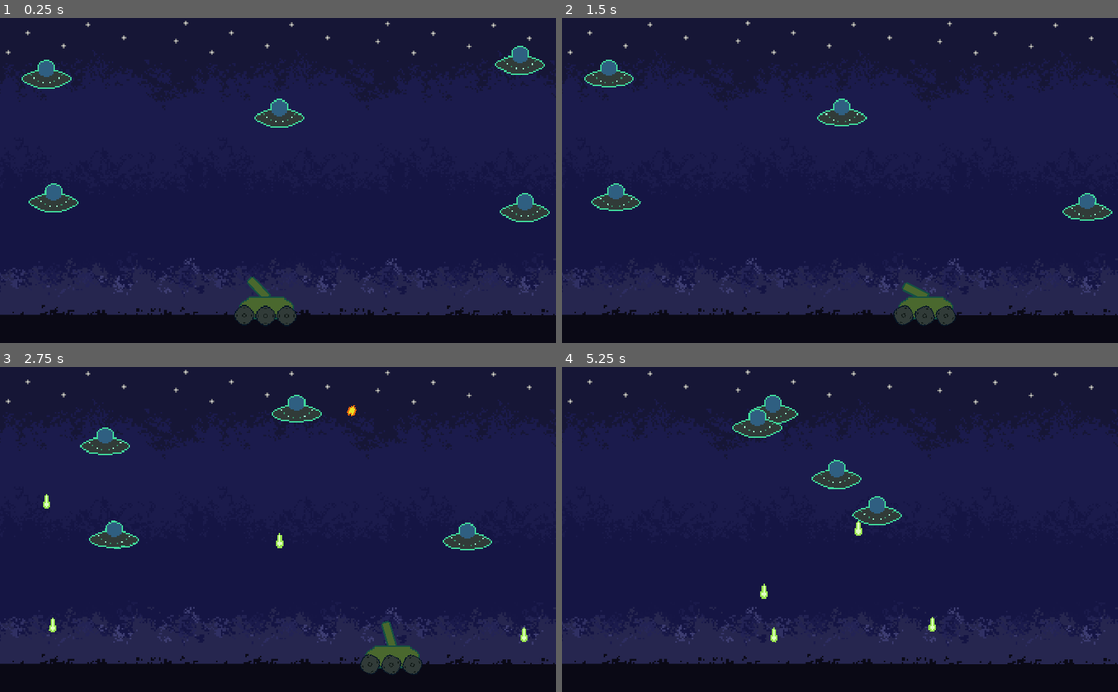
Above: before the commit, frames 1-4 (two rows, left to right).
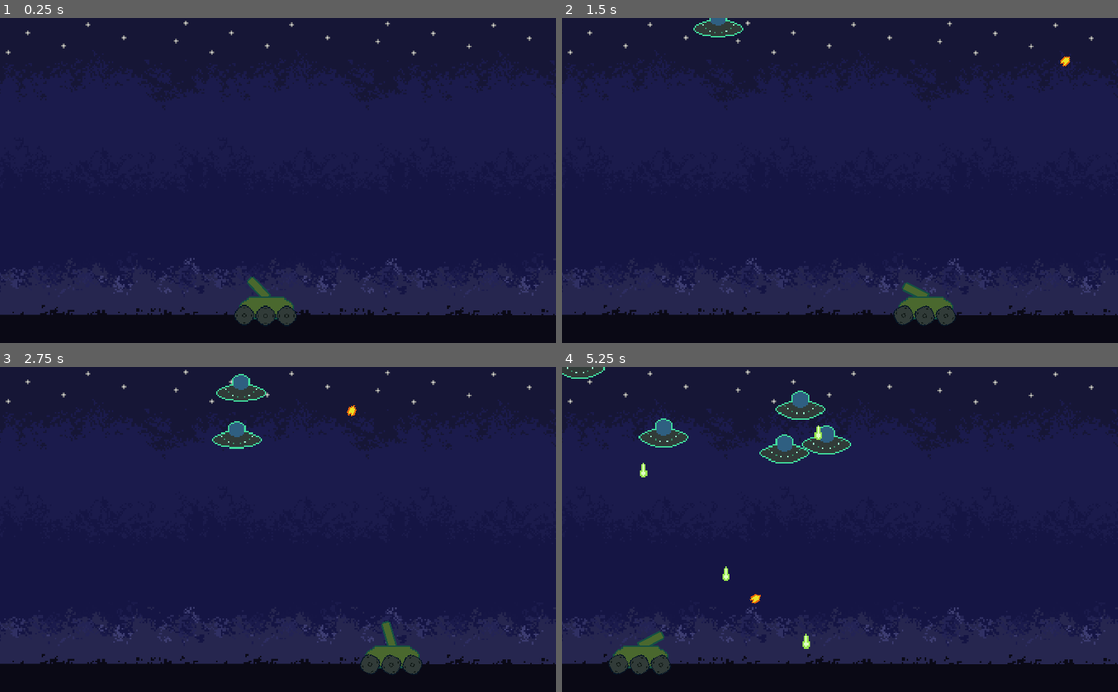
Above: after the commit, the same moments.

Repository: zMenta/Godot-Projects
Game: Godot game, scene res://Scenes/Main.tscn
Two runs of this game, one before a commit and one after it. Both use one fixed random seed, a clock stepped at 60 frames per second and the inputs below.
Inputs (mouse positions are in pixels of both pictures, inside the frame that each line leads up to):
- Up to frame 1 (0.25 s): no input
- Up to frame 2 (1.5 s): move the mouse to (962, 164) at 0.52 s; press the mouse at (962, 164) at 0.53 s; hold Right (ui_right) 0.53-1.28 s; move the mouse to (728, 196) at 1.27 s; release the mouse at (728, 196) at 1.28 s; hold Left (ui_left) from 1.28 s (still down); click (728, 196) at 1.35 s
- Up to frame 3 (2.75 s): move the mouse to (333, 458) at 2.02 s; release Left (ui_left) at 2.03 s; press the mouse at (333, 458) at 2.03 s; hold Right (ui_right) from 2.03 s (still down)
- Up to frame 4 (5.25 s): move the mouse to (812, 594) at 2.77 s; release the mouse at (812, 594) at 2.78 s; click (812, 594) at 2.85 s; move the mouse to (1006, 578) at 3.52 s; release Right (ui_right) at 3.53 s; press the mouse at (1006, 578) at 3.53 s; hold Left (ui_left) from 3.53 s (still down); move the mouse to (673, 480) at 4.27 s; release the mouse at (673, 480) at 4.28 s; click (673, 480) at 4.35 s; move the mouse to (867, 529) at 5.02 s; press the mouse at (867, 529) at 5.03 s

The runs differ from the first frame. In frame 1, 2.4% of the frame differs, in the area x 3-99%, y 8-63%; in frame 2, 2.2%; in frame 3, 2.9%; in frame 4, 4.9%, in the area x 0-68%, y 0-95%.

Commit message:
Ufo spawning + owner fixes with get_parent()

Diff:
--- a/Invaders from Space/Scenes/Main.tscn
+++ b/Invaders from Space/Scenes/Main.tscn
@@ -8,8 +8,14 @@
 [sub_resource type="RectangleShape2D" id=2]
 extents = Vector2( 550, 30 )
 
+[sub_resource type="Curve2D" id=3]
+_data = {
+"points": PoolVector2Array( 0, 0, 0, 0, -56, 392, 0, 0, 0, 0, -64, -32, 0, 0, 0, 0, 1056, -32, 0, 0, 0, 0, 1056, 392 )
+}
+
 [node name="Main" type="Node"]
 script = ExtResource( 4 )
+Ufo = ExtResource( 3 )
 
 [node name="Background" type="Node2D" parent="."]
 position = Vector2( -58, 248 )
@@ -45,20 +51,15 @@
 [node name="Player" parent="." instance=ExtResource( 1 )]
 position = Vector2( 491, 535 )
 
-[node name="Ufo" parent="." instance=ExtResource( 3 )]
-position = Vector2( 958, 80 )
-rotation = 0.013341
+[node name="AlienSpawnPath" type="Path2D" parent="."]
+curve = SubResource( 3 )
 
-[node name="Ufo2" parent="." instance=ExtResource( 3 )]
-position = Vector2( 967, 352 )
-rotation = 0.013341
+[node name="PathFollow2D" type="PathFollow2D" parent="AlienSpawnPath"]
+position = Vector2( -56, 392 )
+rotation = -1.58966
+rotate = false
 
-[node name="Ufo3" parent="." instance=ExtResource( 3 )]
-position = Vector2( 99, 334 )
-rotation = 0.013341
+[node name="AlienSpawnTimer" type="Timer" parent="."]
+autostart = true
 
-[node name="Ufo4" parent="." instance=ExtResource( 3 )]
-position = Vector2( 86, 106 )
-
-[node name="Ufo5" parent="." instance=ExtResource( 3 )]
-position = Vector2( 515, 178 )
+[connection signal="timeout" from="AlienSpawnTimer" to="." method="_on_AlienSpawnTimer_timeout"]
--- a/Invaders from Space/Scripts/Main.gd
+++ b/Invaders from Space/Scripts/Main.gd
@@ -1,11 +1,33 @@
 extends Node
+
+export (PackedScene) var Ufo
+
+func _ready():
+	randomize()
 
 
 #func _process(delta: float) -> void:
-#	$UfoPath/PathFollow2D.offset += 250 * delta
+#	pass
+
+func spawn_alien():
+	var Alien = Ufo.instance()
+
+	var alien_spawn_path = $AlienSpawnPath/PathFollow2D
+	alien_spawn_path.offset = randi()
+
+	Alien.position = alien_spawn_path.position
+
+	add_child(Alien)
+	Alien.create_new_position()
+
 
 func on_Player_hit():
 	$Player.death()
 
+
 func on_Alien_hit(alien):
 	alien.death()
+
+
+func _on_AlienSpawnTimer_timeout():
+	spawn_alien()
--- a/Invaders from Space/Scripts/Ufo.gd
+++ b/Invaders from Space/Scripts/Ufo.gd
@@ -29,8 +29,8 @@
 
 func shoot() -> void:
 	var bullet = Bullet.instance()
-	owner.add_child(bullet)
-	bullet.connect("player_hit", owner, "on_Player_hit")
+	get_parent().add_child(bullet)
+	bullet.connect("player_hit", get_parent(), "on_Player_hit")
 	bullet.transform = $Muzzle.global_transform
 	create_new_position()
 
Not shown: 1 places in Invaders from Space/Scenes/Main.tscn that only renumber resources
